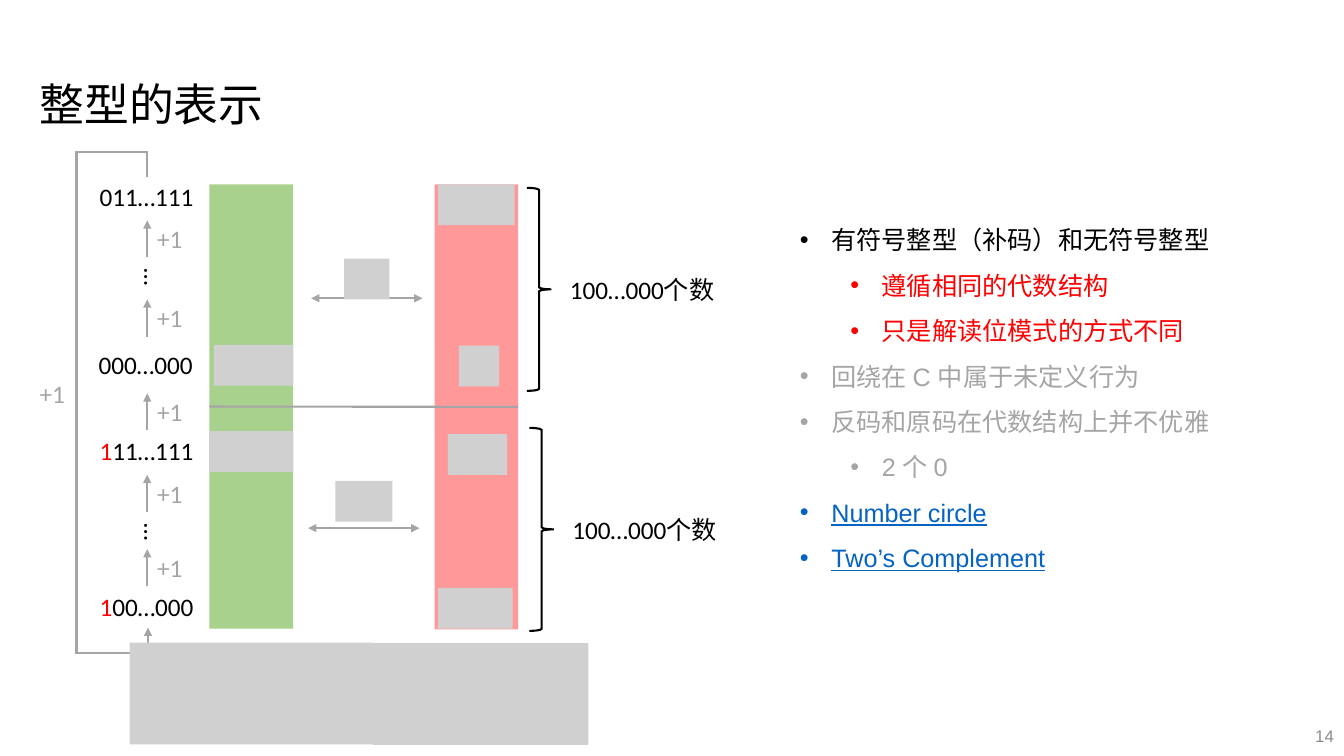
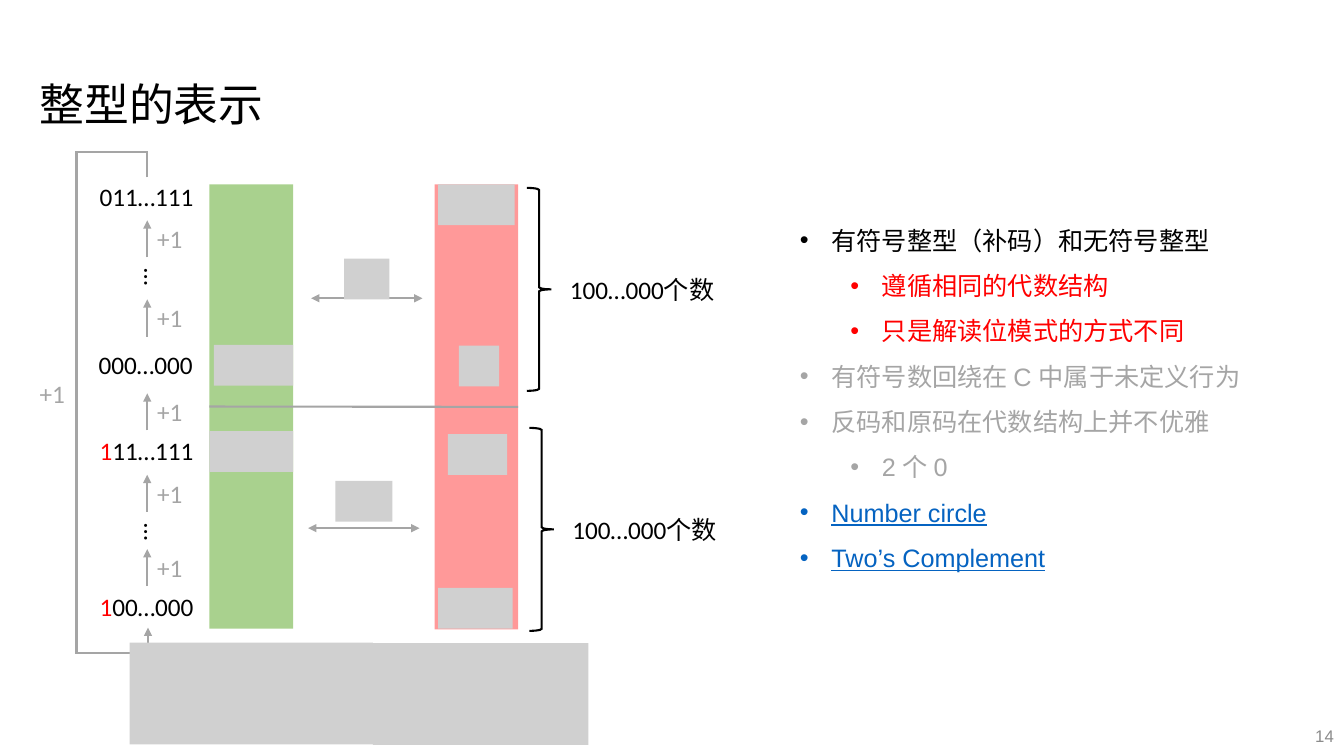
Before and after one commit to vwOvOwv/ICS-2026-Fall-TA, a slide deck: slide 14 of 02-Data.pptx. Drawn at 1344x756 pixels with LibreOffice and Linux fonts; fonts in the diff are those of the drawing; grey boxes stand for pictures. Boxes give left, top, right and bottom in pixels: in the first picture for what was removed or moved away, otherwise in the second. Text is boxed around its words. In the diff, an @@ line names an element or a change of style, - is before the commit and + after.

Commit message:
fix typo and error.

```diff
--- a/02-Data.pptx
+++ b/02-Data.pptx
@@ text at (831, 365, 1241, 388): text changed @@
-• 回绕在 C 中属于未定义行为
+• 有符号数回绕在 C 中属于未定义行为
```
Also in this commit, not shown: 13 other slides changed.
